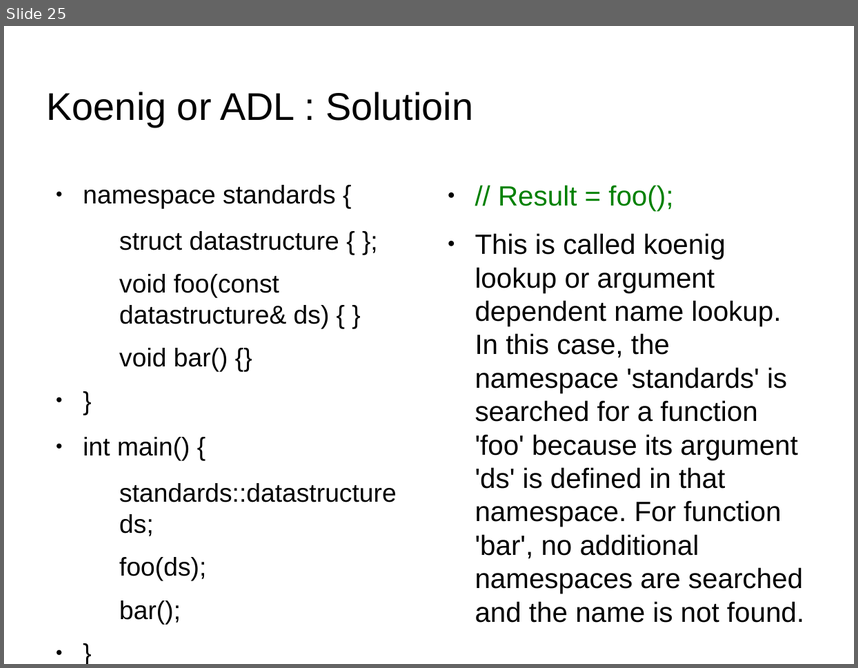
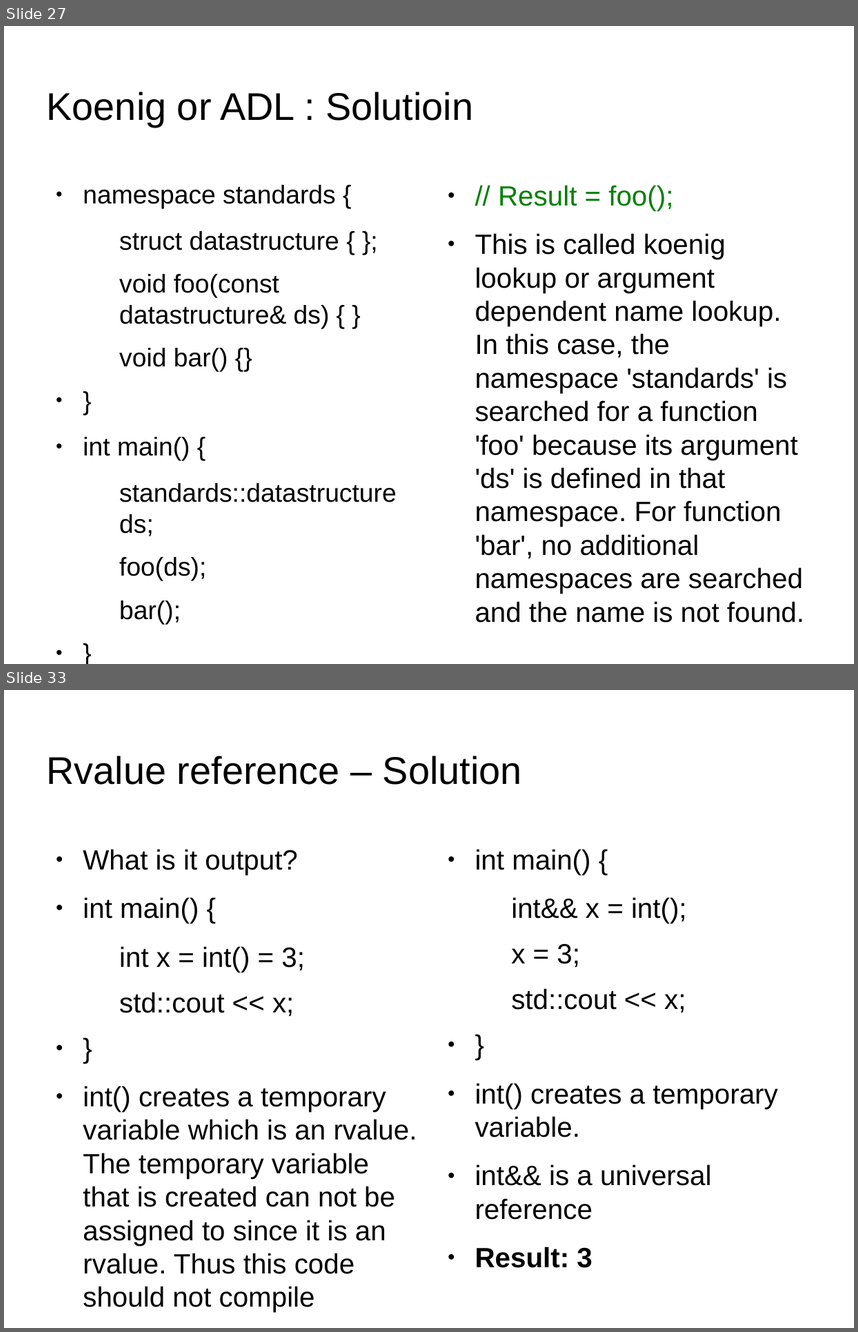
Before and after one commit to kks32/cpp-software-development, a slide deck: Ex22_C++_Quiz/Ex22_C++_Quiz.odp. Shown one above the other, each under a label of ours: slide 25 before the commit, slides 27 and 33 after it; the slides between them are not shown. The pictures are 858x668 and 858x1332 pixels, drawn with LibreOffice and Linux fonts; fonts in the diff are those of the drawing; background and template pictures are left out. Boxes give left, top, right and bottom in pixels: in the first picture for what was removed or moved away, otherwise in the second. Text is boxed around its words. In the diff, an @@ line names an element or a change of style, - is before the commit and + after.

Commit message:
Lvalue and rvalue reference

```diff
--- a/Ex22_C++_Quiz/Ex22_C++_Quiz.odp
+++ b/Ex22_C++_Quiz/Ex22_C++_Quiz.odp
@@ slide 33 added at box(4, 690, 854, 1328), background picture (left out) @@
@@ title added at box(47, 756, 522, 785), 36 pt, text #000000 @@
+Rvalue reference – Solution
@@ text added at box(83, 849, 417, 1274), 26 pt, text #000000 @@
+● What is it output?
+● int main() {
+  int x = int() = 3;
+  std::cout << x;
+● }
+● int() creates a temporary variable which is an rvalue. The temporary variable that is created can not be assigned to since it is an rvalue. Thus this code should not compile
@@ text added at box(475, 849, 778, 1268), 26 pt, text #000000 @@
+● int main() {
+  int&& x = int();
+  x = 3;
+  std::cout << x;
+● }
+● int() creates a temporary variable.
+● int&& is a universal reference
+● Result: 3
@@ what was slide 25 is now slide 27 @@
```
Also in this commit, not shown: 1 slide changed, 7 other slides added, 5 other files.
